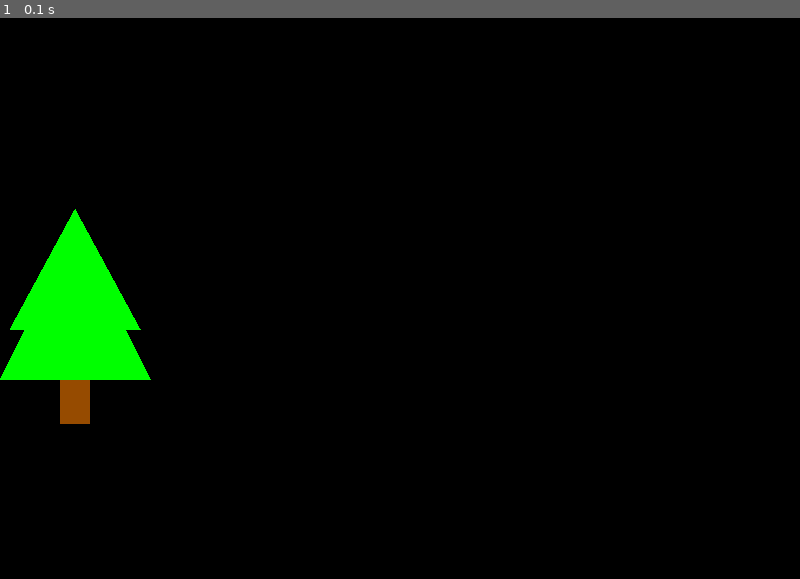
Above: before the commit, frame 1.
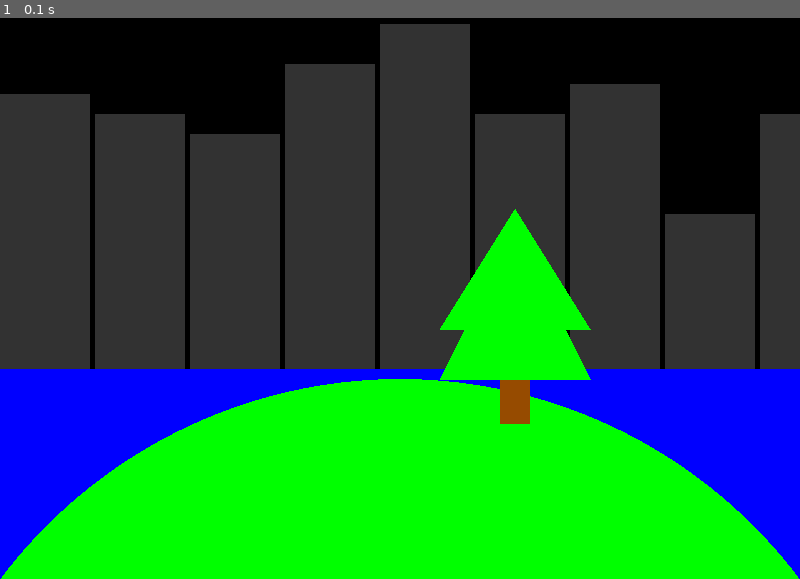
Above: after the commit, the same moment.

Repository: l-Braden-l/pygame-background-scene
Game: pygame game, started from game.py
The game is run twice, just before and just after one commit, with the same random seed, the same clock (stepped at 60 frames per second) and the same inputs.
Inputs:
- Up to frame 1 (0.1 s): no input

The runs differ from the first frame. In frame 1, 82% of the frame differs, in the area x 0-100%, y 1-100%.

Commit message:
Update game.py

Diff:
--- a/game.py
+++ b/game.py
@@ -20,8 +20,8 @@
     return True
 
 
-
-
+def draw_rect(screen, color, rect, thickness):
+   pygame.draw.rect(screen, color , rect, thickness)
 
 
 
@@ -36,9 +36,39 @@
 
 
    #---------------shapes-------------------#
-      pygame.draw.rect(screen, (150, 75, 0), [60, 400 ,30, 45])
-      pygame.draw.polygon(screen, config.GREEN,[[150,400], [75, 250], [0, 400]])
-      pygame.draw.polygon(screen, config.GREEN,[[140,350], [75, 230], [10, 350]])
+      # --- Stars --- #
+
+
+
+
+      # --- City --- #
+      rect = [0, 115 ,90, 275]
+      draw_rect(screen, (50,50,50), rect,0)
+      pygame.draw.rect(screen, (50, 50, 50), [95, 135 ,90, 255])
+      pygame.draw.rect(screen, (50, 50, 50), [190, 155 ,90, 235])
+      pygame.draw.rect(screen, (50, 50, 50), [285, 85 ,90, 305])
+      pygame.draw.rect(screen, (50, 50, 50), [380, 45 ,90, 345])
+      pygame.draw.rect(screen, (50, 50, 50), [475, 135 ,90, 255])
+      pygame.draw.rect(screen, (50, 50, 50), [570, 105 ,90, 285])
+      pygame.draw.rect(screen, (50, 50, 50), [665, 235 ,90, 155])
+      pygame.draw.rect(screen, (50, 50, 50), [760, 135 ,90, 255])
+      #--- water ---#
+      my_rect1 = [-100, 390, 9500, 350]
+      border_radius = 50
+      thickness_r = 0
+      pygame.draw.rect(screen, config.BLUE, my_rect1, thickness_r, border_radius)
+
+      # --- Grass --- #
+      circle_center = (400, 900)
+      circle_radius = 500
+      circle_color = config.BLACK
+      circle_thick = 0
+      pygame.draw.circle(screen, config.GREEN, circle_center, circle_radius, circle_thick )
+
+      #--- Tree ---#
+      pygame.draw.rect(screen, (150, 75, 0), [500, 400 ,30, 45])
+      pygame.draw.polygon(screen, config.GREEN,[[590,400], [515, 250], [440, 400]])
+      pygame.draw.polygon(screen, config.GREEN,[[590,350], [515, 230], [440, 350]])
    #----------------------------------------#
 
 
